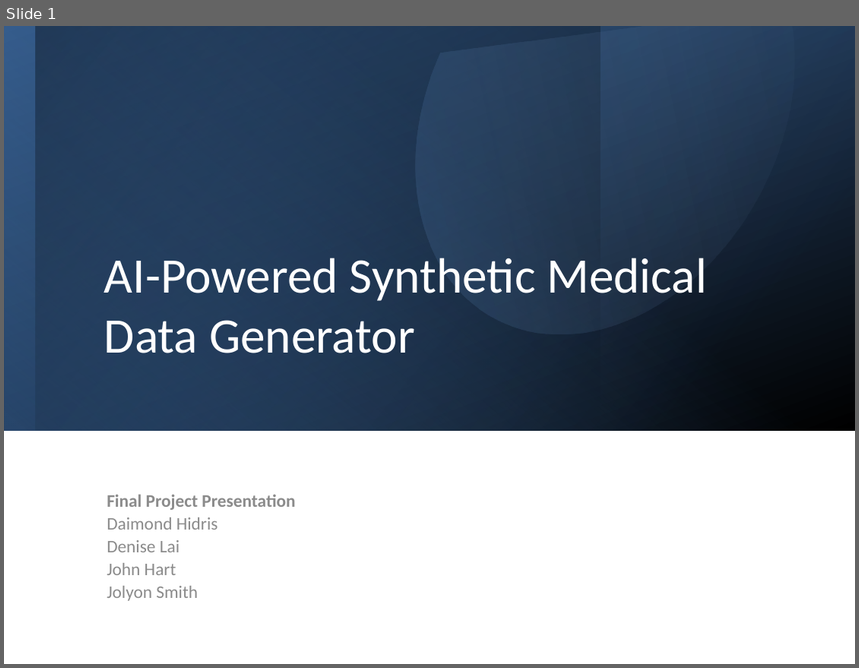
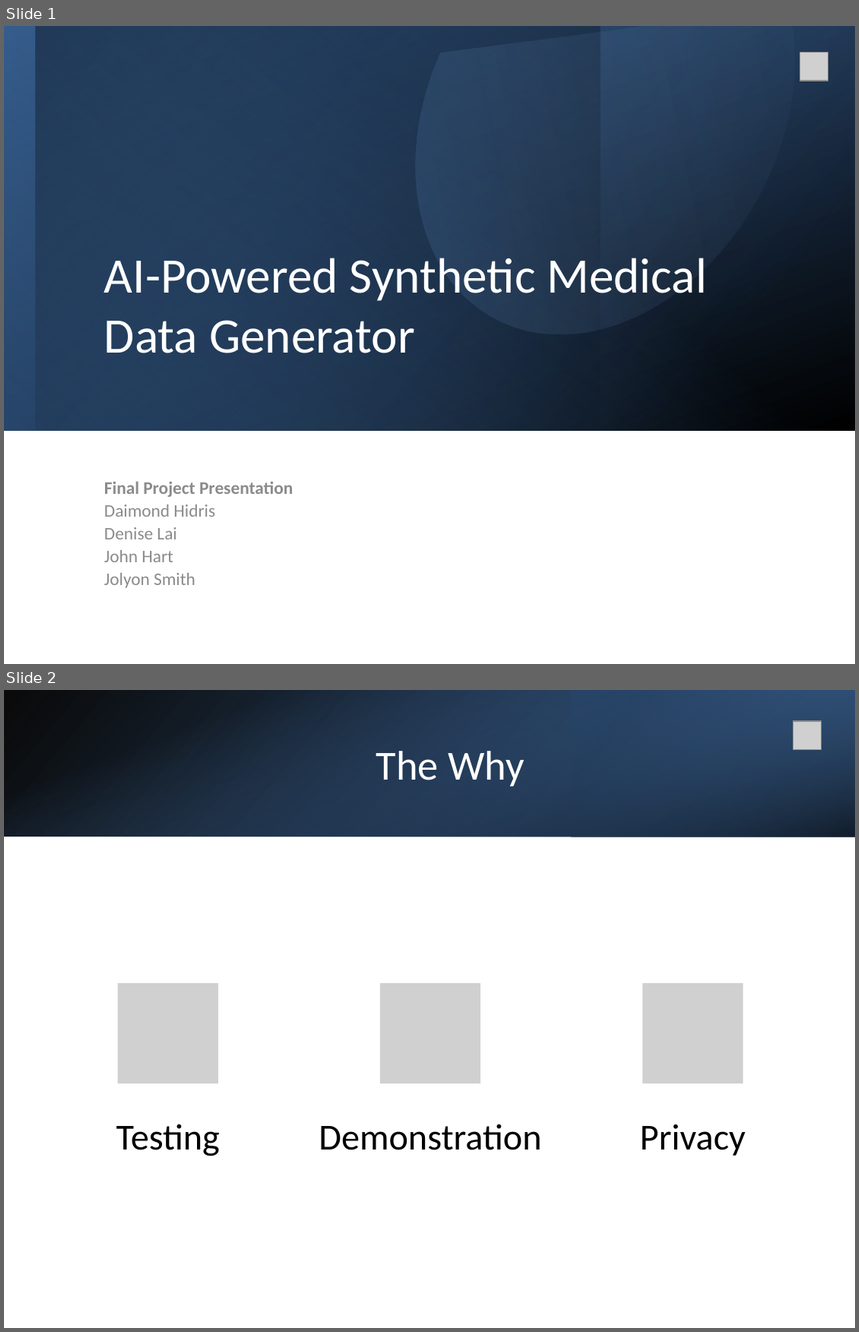
Before and after one commit to isc-jsmith/scaling-happiness, a slide deck: presentation/student_final_project_medical_theme.pptx. Shown one above the other, each under a label of ours: slide 1 before the commit, slides 1 and 2 after it. The pictures are 859x668 and 859x1332 pixels, drawn with LibreOffice and Linux fonts; fonts in the diff are those of the drawing; grey boxes stand for pictures. Boxes give left, top, right and bottom in pixels: in the first picture for what was removed or moved away, otherwise in the second. Text is boxed around its words. In the diff, an @@ line names an element or a change of style, - is before the commit and + after.

```diff
--- a/presentation/student_final_project_medical_theme.pptx
+++ b/presentation/student_final_project_medical_theme.pptx
@@ slide 2 added at (4,690,855,1328), background #FFFFFF @@
@@ rectangle added at (4,690,855,837), fill gradient #000000 to #376092 @@
@@ rectangle added at (4,690,855,837), fill gradient #4F81BD to #000000 @@
@@ rectangle added at (572,690,855,837), fill gradient #254061 to #4F81BD @@
@@ picture added at (793,721,821,749) @@
@@ title added at (376,751,525,787), 35 pt, text #FFFFFF @@
+The Why
@@ group added at (116,983,746,1157): 3 pictures, 3 texts @@
+Testing
+Demonstration
+Privacy
@@ slide 1 changed as well @@
@@ picture added at (800,53,828,81) @@
@@ subtitle "Final Project Presentation": place and size @@
-subtitle "Final Project Presentation" at (107,494,295,601)
+subtitle "Final Project Presentation" at (104,481,293,588)
```
Also in this commit, not shown: 5 other slides changed.
